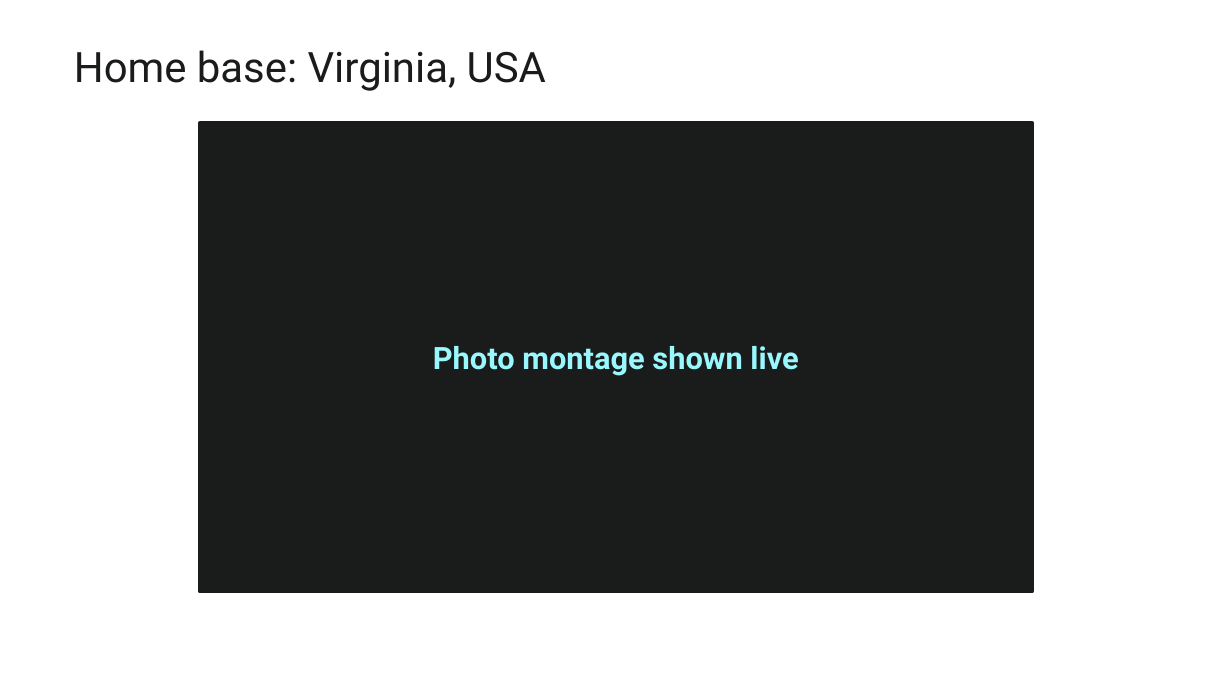
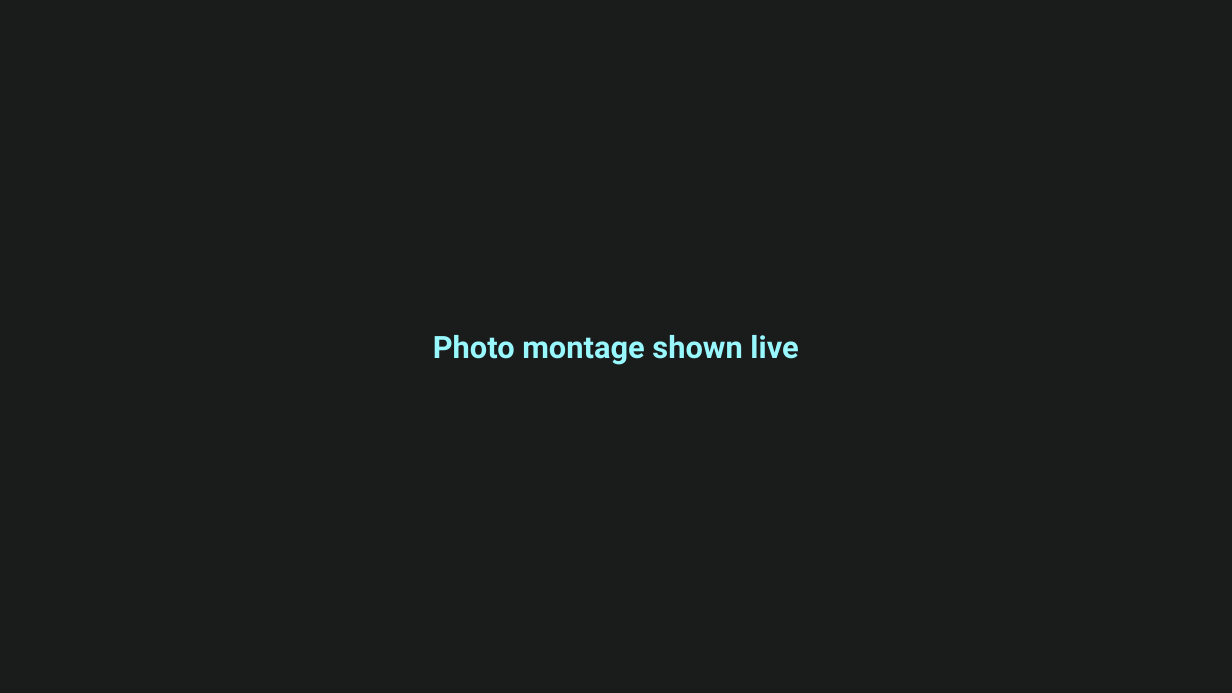
Before and after one commit to thisismydemo/nic2026_avd, a slide deck: slide 3 of presentation/AVD_Anywhere_NIC2026.pptx. Drawn at 1232x693 pixels with LibreOffice and Linux fonts; fonts in the diff are those of the drawing; background and template pictures are left out. Boxes give left, top, right and bottom in pixels: in the first picture for what was removed or moved away, otherwise in the second. Text is boxed around its words. In the diff, an @@ line names an element or a change of style, - is before the commit and + after.

```diff
--- a/presentation/AVD_Anywhere_NIC2026.pptx
+++ b/presentation/AVD_Anywhere_NIC2026.pptx
@@ rectangle "Photo montage shown live": place and size @@
-rectangle "Photo montage shown live" at (200,123,1032,591)
+rectangle "Photo montage shown live" at (0,0,1232,692)
@@ title removed at (74,50,546,91) @@
-Home base: Virginia, USA
```
Also in this commit, not shown: 46 other slides changed, 2 slides added, 1 other file.
